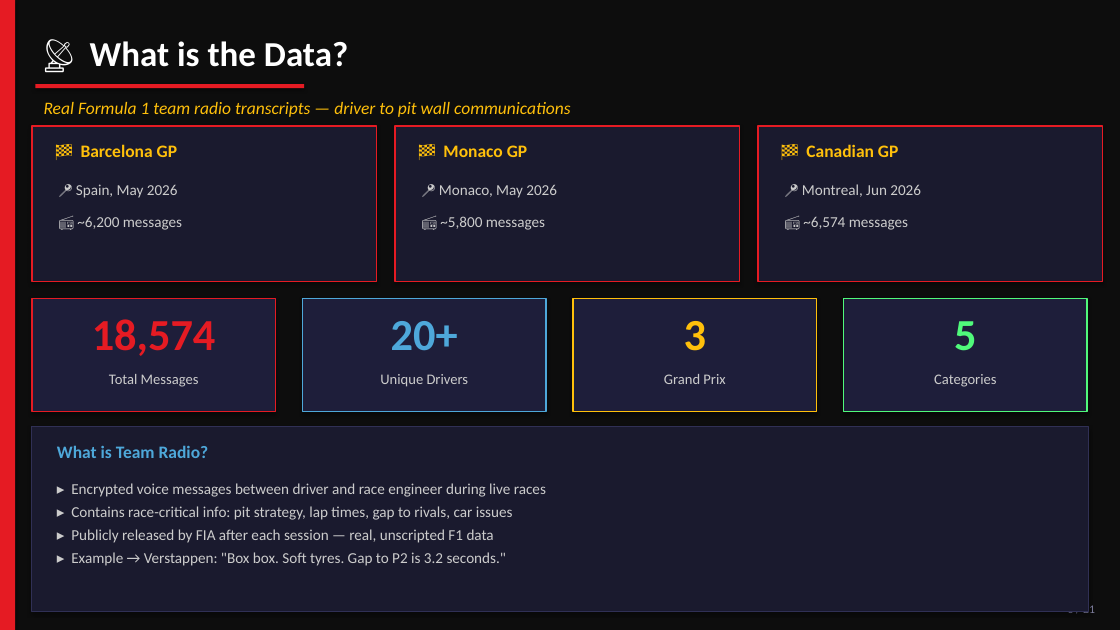
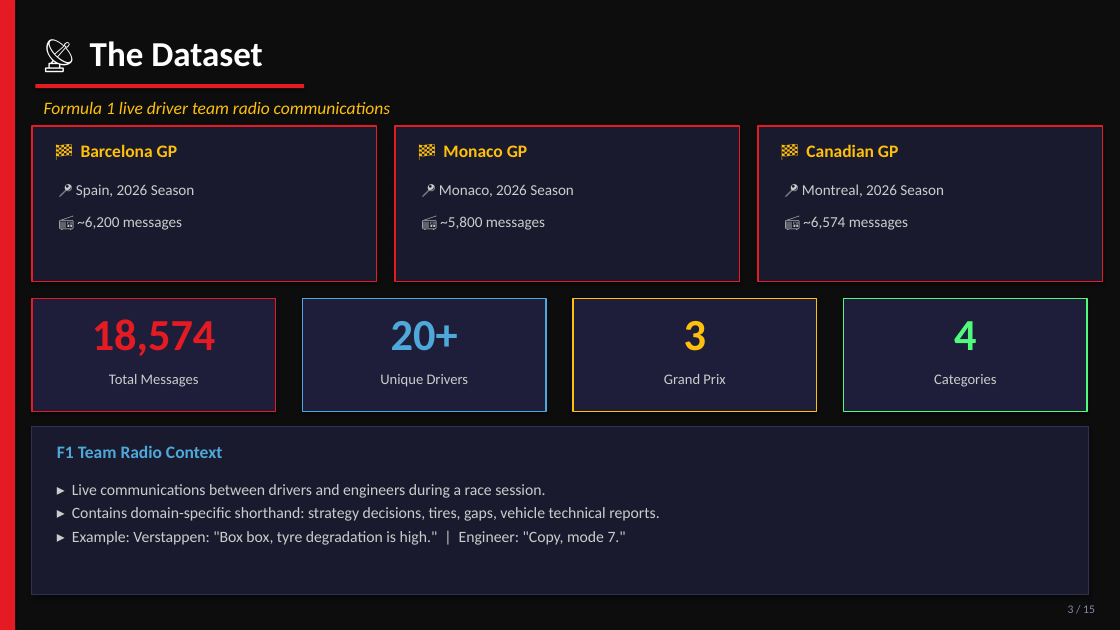
Before and after one commit to iamshashwatsingh/f1-nlp-analyzer, a slide deck: slide 3 of f1_nlp_presentation.pptx. Drawn at 1120x630 pixels with LibreOffice and Linux fonts; fonts in the diff are those of the drawing. Boxes give left, top, right and bottom in pixels: in the first picture for what was removed or moved away, otherwise in the second. Text is boxed around its words. In the diff, an @@ line names an element or a change of style, - is before the commit and + after.

```diff
--- a/f1_nlp_presentation.pptx
+++ b/f1_nlp_presentation.pptx
@@ text at (90,41,262,67): text changed @@
-📡 What is the Data?
+📡 The Dataset
@@ text at (44,102,390,114): text changed @@
-Real Formula 1 team radio transcripts — driver to pit wall communications
+Formula 1 live driver team radio communications
@@ text at (76,184,195,198): text changed @@
-📍 Spain, May 2026
+📍 Spain, 2026 Season
@@ text at (439,184,574,197): text changed @@
-📍 Monaco, May 2026
+📍 Monaco, 2026 Season
@@ text at (802,184,944,197): text changed @@
-📍 Montreal, Jun 2026
+📍 Montreal, 2026 Season
@@ text at (954,321,976,350): text changed @@
-5
+4
@@ rectangle: place and size @@
-rectangle at (32,427,1088,612)
+rectangle at (32,427,1088,595)
@@ text at (57,445,222,458): text changed @@
-What is Team Radio?
+F1 Team Radio Context
@@ text at (72,484,659,545): text changed; size 13 to 13.5 pt @@
-▸ Encrypted voice messages between driver and race engineer during live races
-▸ Contains race-critical info: pit strategy, lap times, gap to rivals, car issues
-▸ Publicly released by FIA after each session — real, unscripted F1 data
-▸ Example → Verstappen: "Box box. Soft tyres. Gap to P2 is 3.2 seconds."
+▸ Live communications between drivers and engineers during a race session.
+▸ Contains domain-specific shorthand: strategy decisions, tires, gaps, vehicle technical reports.
+▸ Example: Verstappen: "Box box, tyre degradation is high." | Engineer: "Copy, mode 7."
@@ text at (1068,605,1095,613): text changed @@
-3 / 21
+3 / 15
```
Also in this commit, not shown: 7 other slides changed, 7 slides added, 13 slides removed, 2 other files.
